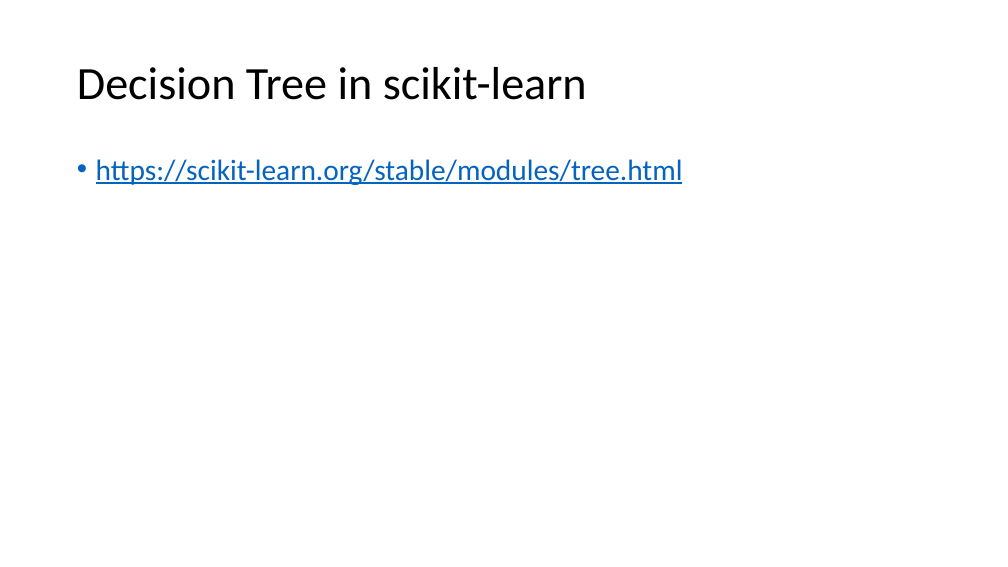
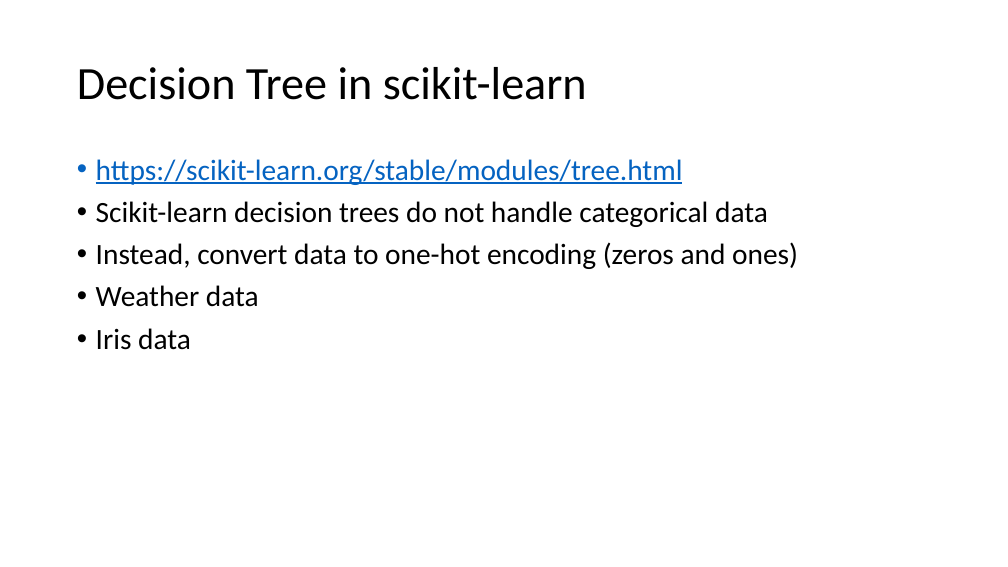
Before and after one commit to russellu/cs405, a slide deck: slide 14 of Lecture_05.pptx. Drawn at 1008x567 pixels with LibreOffice and Linux fonts; fonts in the diff are those of the drawing. Boxes give left, top, right and bottom in pixels: in the first picture for what was removed or moved away, otherwise in the second. Text is boxed around its words. In the diff, an @@ line names an element or a change of style, - is before the commit and + after.

```diff
--- a/Lecture_05.pptx
+++ b/Lecture_05.pptx
@@ text at box(96, 201, 798, 350): paragraphs added @@
+• Scikit-learn decision trees do not handle categorical data
+• Instead, convert data to one-hot encoding (zeros and ones)
+• Weather data
+• Iris data
```
Also in this commit, not shown: 5 other slides changed.
